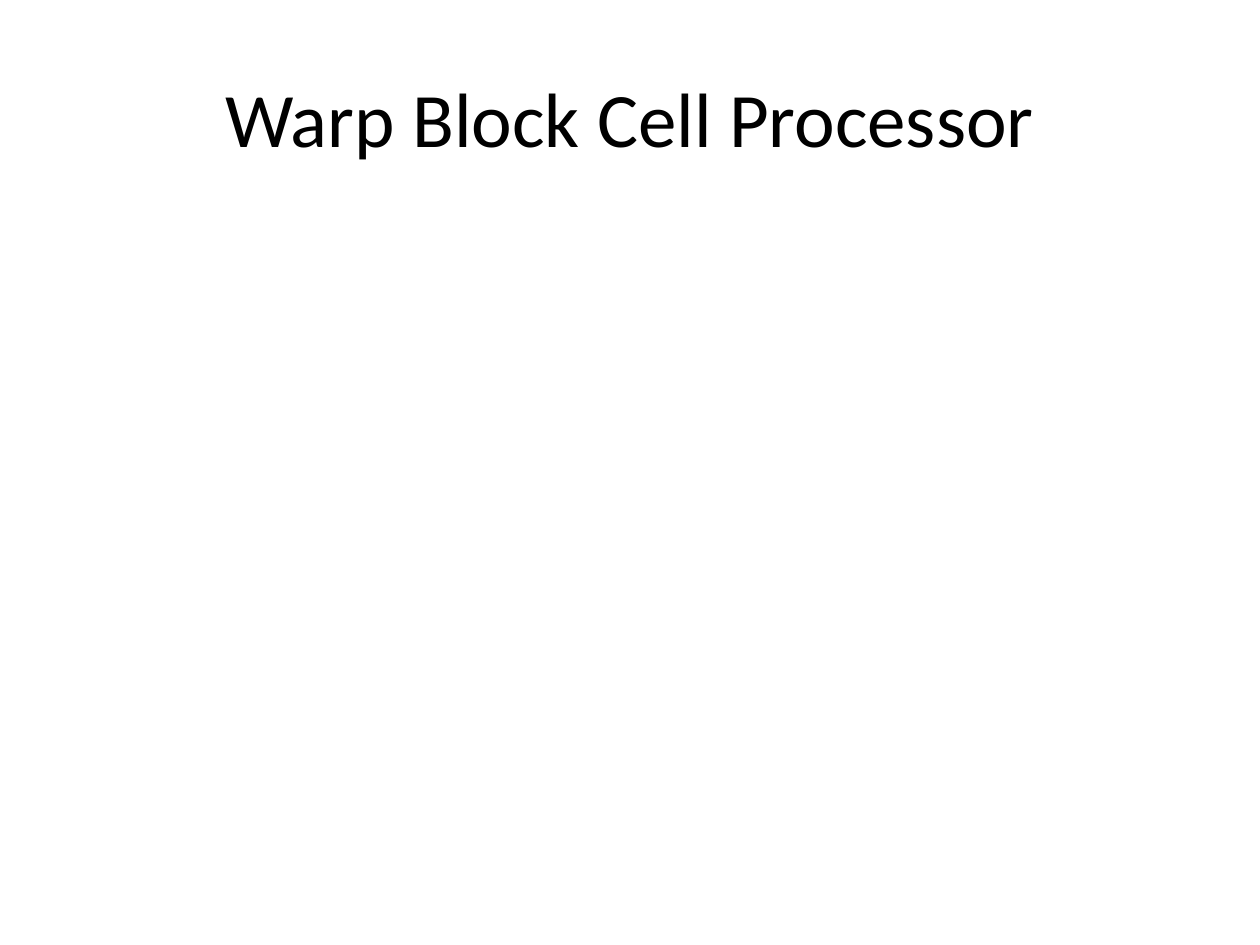
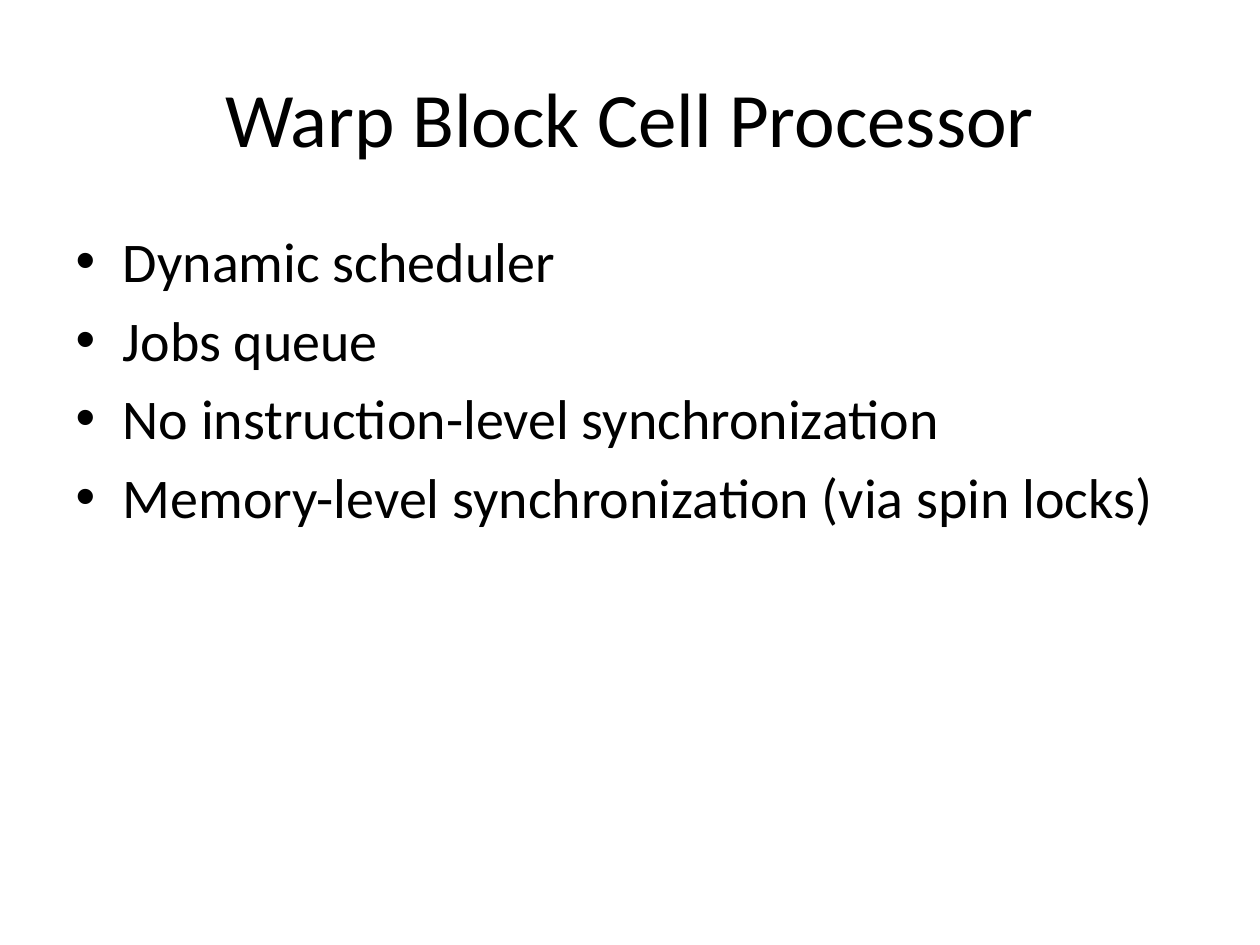
Before and after one commit to fernanor/ls1-mardyn, a slide deck: slide 8 of paper/presentation.pptx. Drawn at 1260x945 pixels with LibreOffice and Linux fonts; fonts in the diff are those of the drawing. Boxes give left, top, right and bottom in pixels: in the first picture for what was removed or moved away, otherwise in the second. Text is boxed around its words. In the diff, an @@ line names an element or a change of style, - is before the commit and + after.

Commit message:
update the presentation one last time (move all the text back into the slides).

```diff
--- a/paper/presentation.pptx
+++ b/paper/presentation.pptx
@@ text added at [123, 243, 1153, 527], 32 pt, text #000000 @@
+• Dynamic scheduler
+• Jobs queue
+• No instruction-level synchronization
+• Memory-level synchronization (via spin locks)
```
Also in this commit, not shown: 4 other slides changed, 2 slides added.
